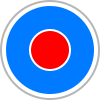
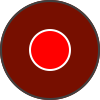
Layered file, before and after one edit (100x100). Changes by layer:
painted on "Border" over <box>0,0,100,100</box>
painted on "Background" over <box>0,0,100,100</box>
